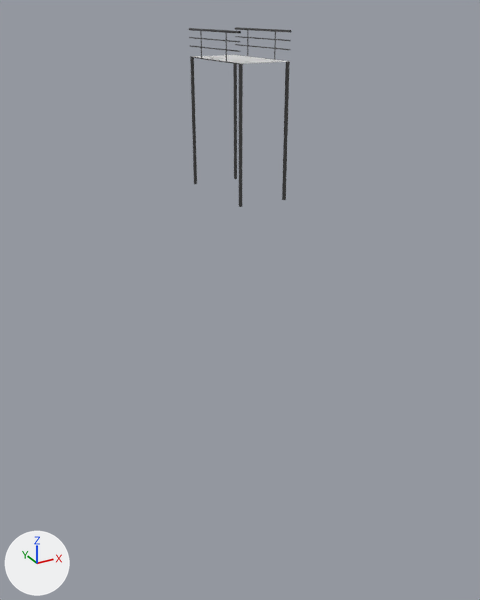
Renders of the FBX model Assets/Models/Walkway/WALKWAY.fbx from each side of a commit.
Camera for both pictures: a 50 mm lens placed at (-12.6, -25.0, 1.7), pointed at (0.3, -1.6, -9.9). Arrows for +X, +Y and +Z are at lower left; the lights stay in place. Where no turn or scale is listed for an object, it has been applied to the vertices. Vertices at the same position are counted once.
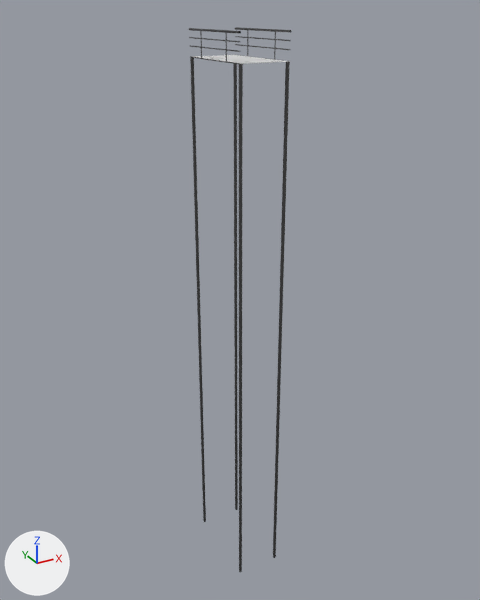
Edits to the bpy script that builds the scene:
```text
Change me_cube_007:
    where me_cube_007.from_pydata(...)  # 38 vertices, 30 faces; spans x -1.0..1.0, y -4.0..0.0, z -5.0..0.01
    used by ob_cube_006; location = (0.0, 0.0, 0.0)
    before: 23 (-1.0, -4.0, -5.0) at pixel (239, 206), 24 (-1.0, -3.9, -5.0) at pixel (238, 206), 26 (-0.9, -4.0, -5.0) at pixel (242, 206), 28 (-0.9, -3.9, -5.0) at pixel (241, 205), 30 (0.9, -4.0, -5.0) at pixel (283, 200)
    before: 32 (0.9, -3.9, -5.0) at pixel (282, 199), 34 (1.0, -4.0, -5.0) at pixel (285, 199), 36 (1.0, -3.9, -5.0) at pixel (284, 199)
    before: 0 (0.9, -0.1, -5.0) at pixel (234, 179), 2 (0.9, 0.0, -5.0) at pixel (233, 178), 4 (1.0, -0.1, -5.0) at pixel (237, 179), 16 (-1.0, -0.1, -5.0) at pixel (194, 184), 18 (-1.0, 0.0, -5.0) at pixel (193, 183)
    before: 19 (-0.9, -0.1, -5.0) at pixel (197, 184), 21 (-0.9, 0.0, -5.0) at pixel (196, 183)
    me_cube_007 part 1
    add for i in [23, 24, 26, 28, 30, 32, 34, 36]: me_cube_007.vertices[i].co += Vector((0.0, 0.0, -18.0))
    me_cube_007 part 2
    add for i in [0, 2, 4, 16, 18, 19, 21]: me_cube_007.vertices[i].co += Vector((0.0, 0.0, -18.0))
```

Location of each change, [x1, y1, x2, y2] in pixels of the pictures (480 x 600 px; the box of a moved part takes in the faces that stretch with it):
'Cube.006', reshaped (239% taller): before [190, 55, 290, 207]; after [190, 55, 290, 572]
part 1 of me_cube_007, moved or reshaped: before [239, 62, 290, 207]; after [239, 62, 290, 572]
part 2 of me_cube_007, moved or reshaped: before [190, 58, 237, 184]; after [190, 58, 238, 522]
